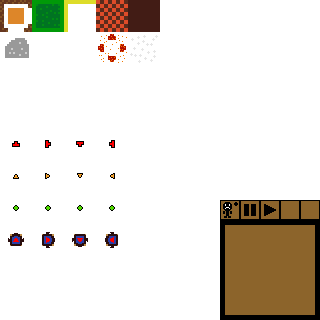
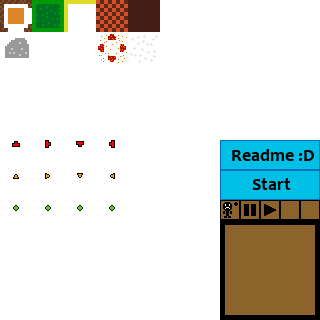
The second 320 x 320 image is a revision of the first. Changes to its layers:
painted on "Layer" over (8, 140, 320, 248)
